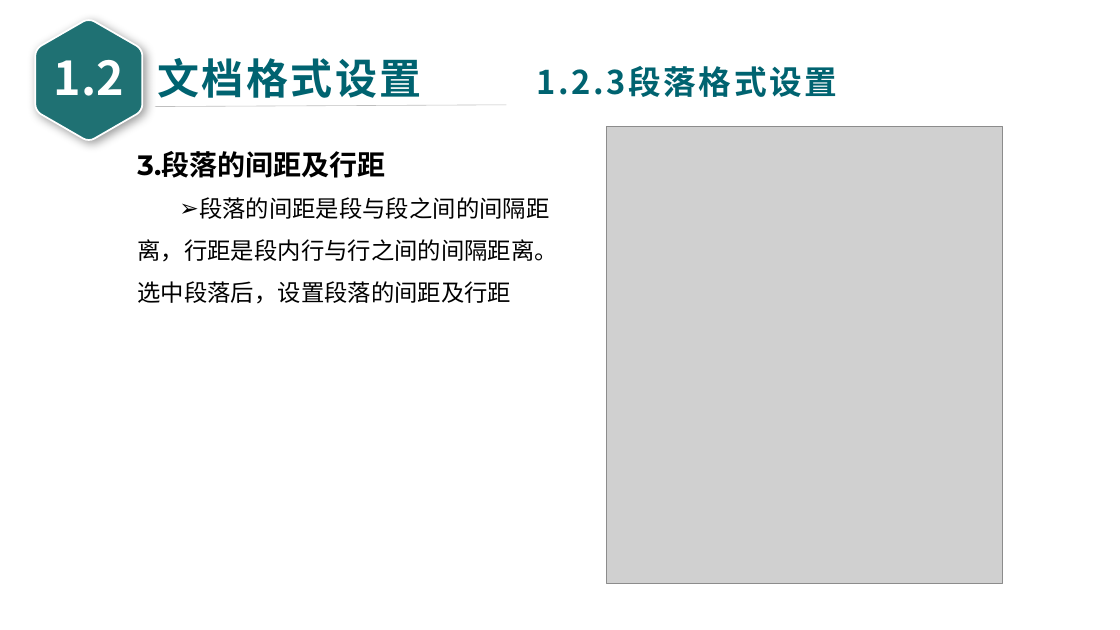
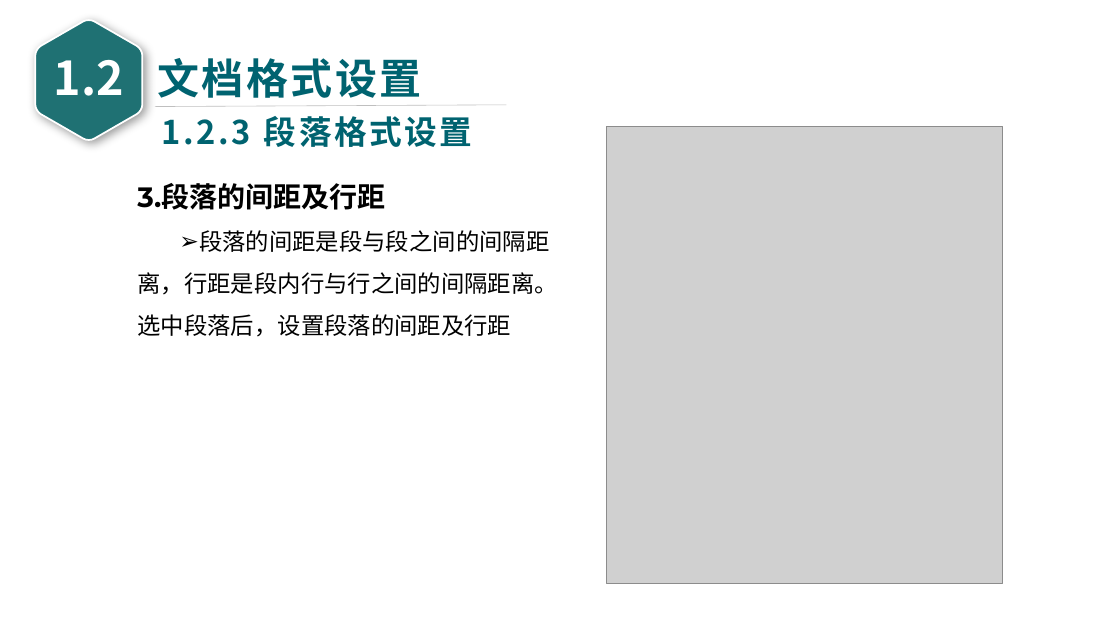
Before and after one commit to glplaman/glplaman.github.io, a slide deck: slide 41 of office/file/wps PPT/第1章 WPS文字文档编辑 - glpla.pptx. Drawn at 1120x630 pixels with LibreOffice and Linux fonts; fonts in the diff are those of the drawing; grey boxes stand for pictures. Boxes give left, top, right and bottom in pixels: in the first picture for what was removed or moved away, otherwise in the second. Text is boxed around its words. In the diff, an @@ line names an element or a change of style, - is before the commit and + after.

```diff
--- a/office/file/wps PPT/第1章 WPS文字文档编辑 - glpla.pptx
+++ b/office/file/wps PPT/第1章 WPS文字文档编辑 - glpla.pptx
@@ text removed at bbox=[537, 66, 838, 97] @@
-1.2.3段落格式设置
@@ text added at bbox=[162, 116, 473, 147], 28 pt, text #006370, bold @@
+1.2.3 段落格式设置
@@ text "3.段落的间距及行距": place and size @@
-text "3.段落的间距及行距" at bbox=[137, 151, 558, 304]
+text "3.段落的间距及行距" at bbox=[137, 183, 558, 337]
```
Also in this commit, not shown: 91 other slides changed, 9 other files.
